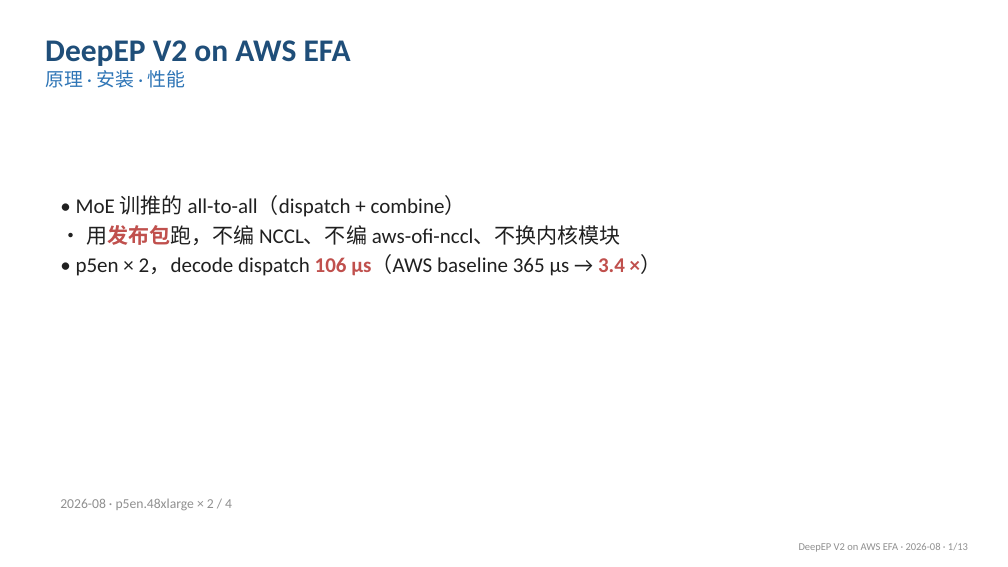
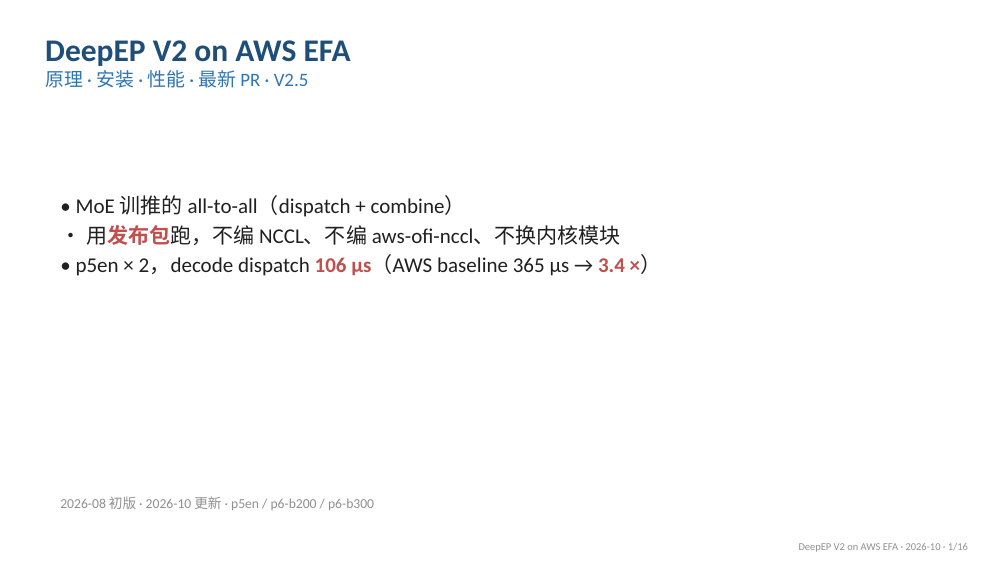
Before and after one commit to whn09/ep-benchmarks-efa, a slide deck: slide 1 of deepep-v2-efa-official/docs/DeepEPv2_on_EFA.pptx. Drawn at 1008x567 pixels with LibreOffice and Linux fonts; fonts in the diff are those of the drawing. Boxes give left, top, right and bottom in pixels: in the first picture for what was removed or moved away, otherwise in the second. Text is boxed around its words. In the diff, an @@ line names an element or a change of style, - is before the commit and + after.

```diff
--- a/deepep-v2-efa-official/docs/DeepEPv2_on_EFA.pptx
+++ b/deepep-v2-efa-official/docs/DeepEPv2_on_EFA.pptx
@@ text at box(45, 70, 309, 88): text changed @@
-原理 · 安装 · 性能
+原理 · 安装 · 性能 · 最新 PR · V2.5
@@ text at box(60, 497, 374, 510): text changed @@
-2026-08 · p5en.48xlarge × 2 / 4
+2026-08 初版 · 2026-10 更新 · p5en / p6-b200 / p6-b300
@@ text at box(799, 543, 968, 552): text changed @@
-DeepEP V2 on AWS EFA · 2026-08 · 1/13
+DeepEP V2 on AWS EFA · 2026-10 · 1/16
```
Also in this commit, not shown: 12 other slides changed, 3 slides added, 2 other files.
